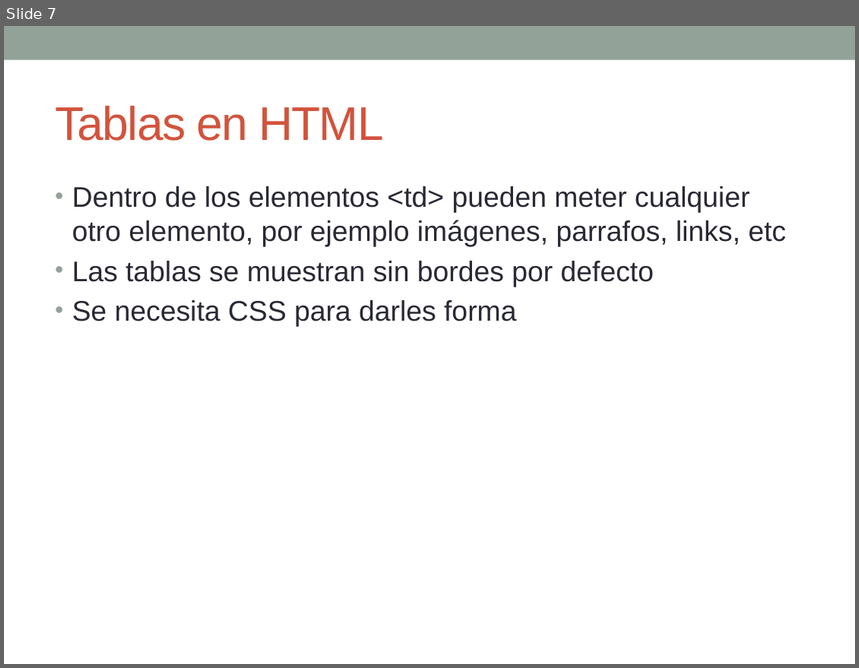
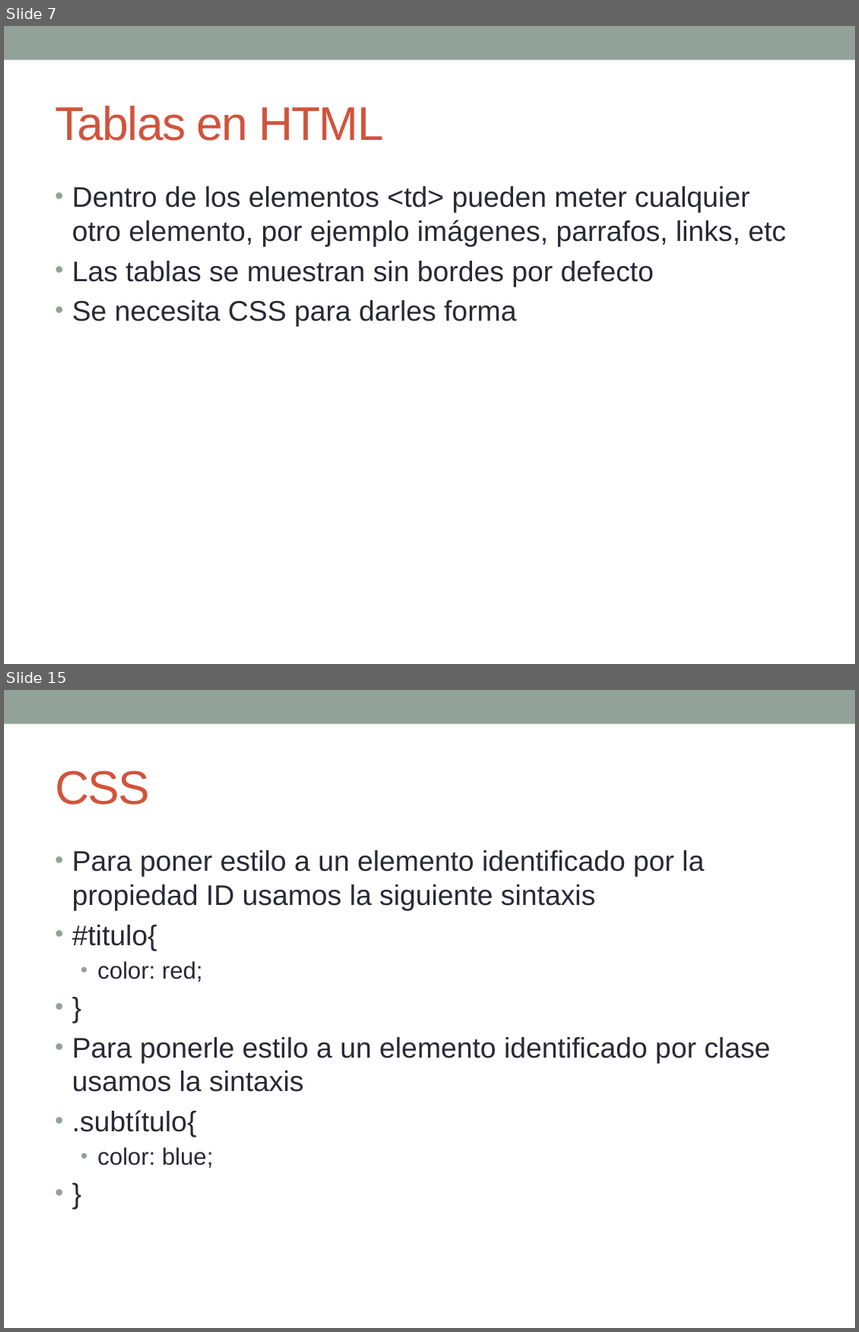
Before and after one commit to esolorzanob/UPI_Diseno, a slide deck: Semana 3.pptx. Shown one above the other, each under a label of ours: slide 7 before the commit, slides 7 and 15 after it; the slides between them are not shown. The pictures are 859x668 and 859x1332 pixels, drawn with LibreOffice and Linux fonts; fonts in the diff are those of the drawing. Boxes give left, top, right and bottom in pixels: in the first picture for what was removed or moved away, otherwise in the second. Text is boxed around its words. In the diff, an @@ line names an element or a change of style, - is before the commit and + after.

```diff
--- a/Semana 3.pptx
+++ b/Semana 3.pptx
@@ slide 15 added at [4,690,855,1328], background #FFFFFF; not listed: 1 template element that a slide beside it also shows @@
@@ title added at [55,771,150,805], 40 pt, text #D2533C @@
+CSS
@@ text added at [72,850,771,1168], 24 pt, text #292934 @@
+• Para poner estilo a un elemento identificado por la propiedad ID usamos la siguiente sintaxis
+• #titulo{
+  • color: red;
+• }
+• Para ponerle estilo a un elemento identificado por clase usamos la sintaxis
+• .subtítulo{
+  • color: blue;
+• }
```
Also in this commit, not shown: 2 slides changed, 8 other slides added, 1 slide removed, 4 other files.
